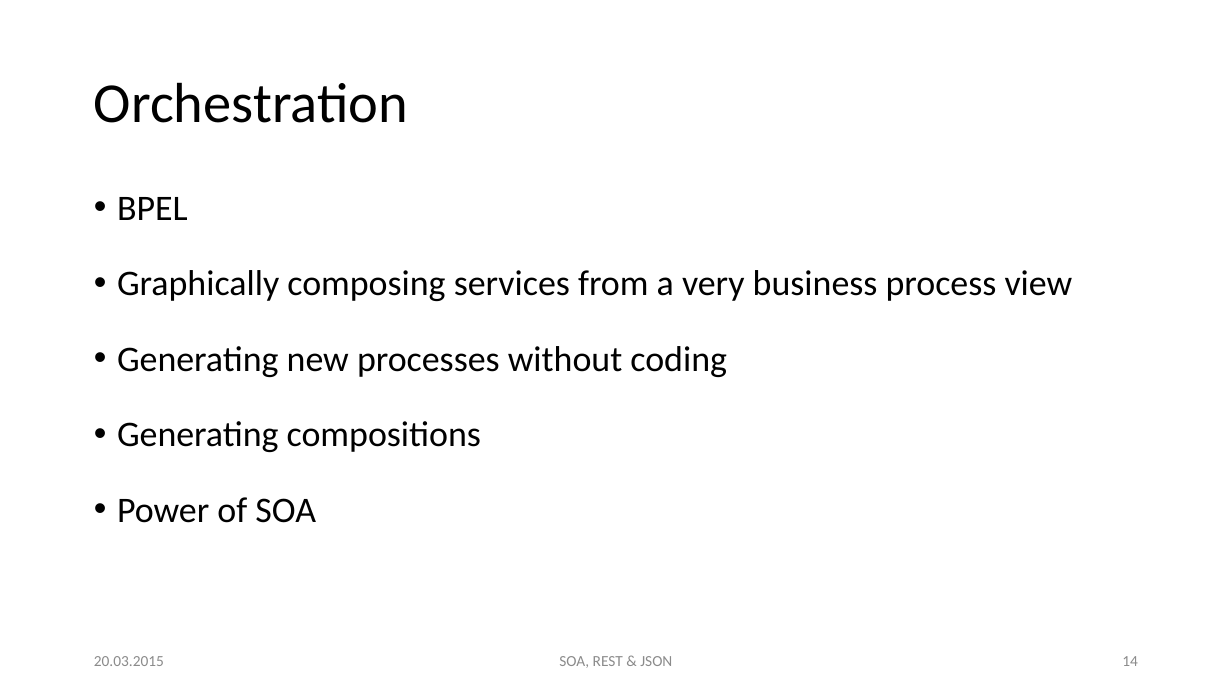
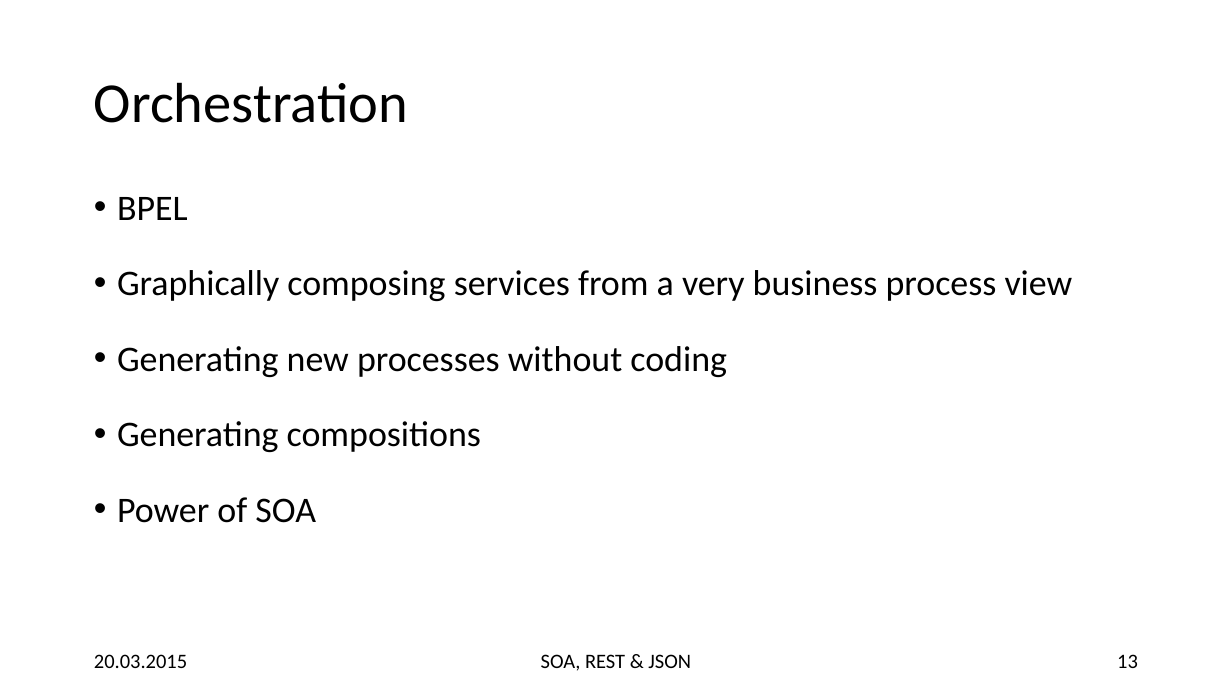
Before and after one commit to hsiegel-tgm/SOA2, a slide deck: slide 13 of p2.pptx (slide 14 before the commit). Drawn at 1232x693 pixels with LibreOffice and Linux fonts; fonts in the diff are those of the drawing. Boxes give left, top, right and bottom in pixels: in the first picture for what was removed or moved away, otherwise in the second. Text is boxed around its words. In the diff, an @@ line names an element or a change of style, - is before the commit and + after.

```diff
--- a/p2.pptx
+++ b/p2.pptx
@@ text "20.03.2015" at [94,654,187,668]: size 12 to 16 pt, text colour #8C8C8C to #000000 @@
@@ text "SOA, REST & JSON" at [541,654,691,671]: size 12 to 16 pt, text colour #8C8C8C to #000000 @@
@@ page number at [1117,654,1138,668]: text changed; size 12 to 16 pt; text colour #8C8C8C to #000000 @@
-14
+13
```
Also in this commit, not shown: 41 other slides changed, 5 other files.
